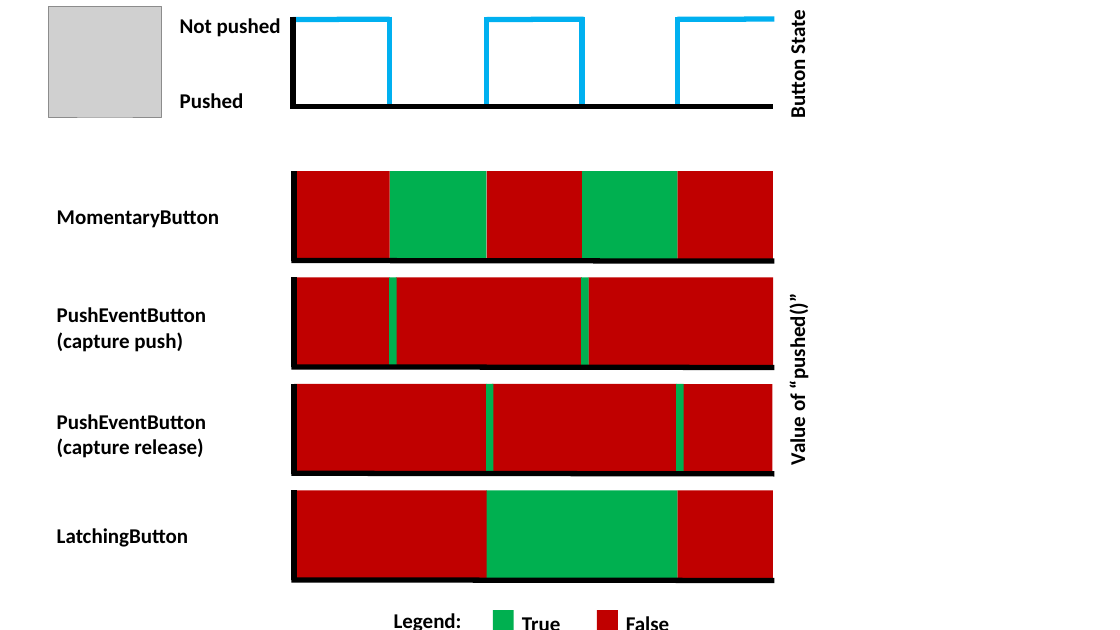
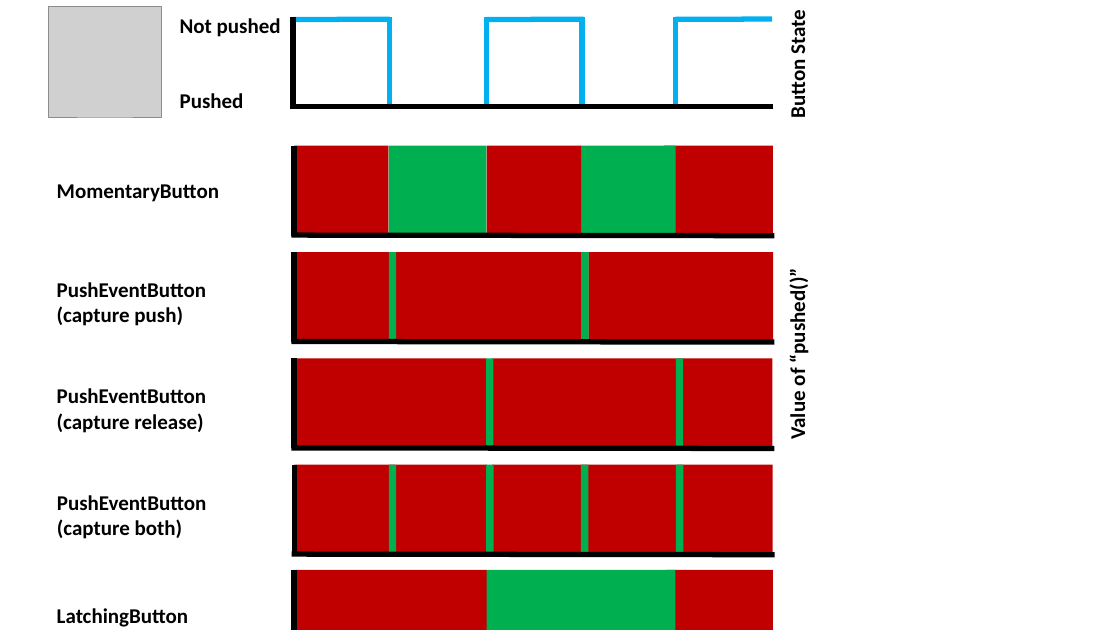
Before and after one commit to lendres/ButtonSuite-Arduino, a slide deck: slide 1 of documentation/Documentation.pptx. Drawn at 1120x630 pixels with LibreOffice and Linux fonts; fonts in the diff are those of the drawing; grey boxes stand for pictures. Boxes give left, top, right and bottom in pixels: in the first picture for what was removed or moved away, otherwise in the second. Text is boxed around its words. In the diff, an @@ line names an element or a change of style, - is before the commit and + after.

Commit message:
Updated PushEventButton to allow for capturing both push and release.
Updated PushEventButton to allow for capturing both push and release.

```diff
--- a/documentation/Documentation.pptx
+++ b/documentation/Documentation.pptx
@@ rectangle: place and size @@
-rectangle at <box>677,171,773,261</box>
+rectangle at <box>665,145,773,235</box>
@@ rectangle added at <box>294,465,486,555</box>, fill #C00000 @@
@@ line added from (294, 555) to (294, 465), #000000 4.5 pt @@
@@ rectangle added at <box>389,465,397,555</box>, fill #00B050 @@
@@ rectangle added at <box>486,465,494,555</box>, fill #00B050 @@
@@ rectangle added at <box>492,465,677,555</box>, fill #C00000 @@
@@ rectangle added at <box>581,465,589,555</box>, fill #00B050 @@
@@ rectangle added at <box>676,465,684,555</box>, fill #00B050 @@
@@ rectangle added at <box>677,465,773,555</box>, fill #C00000 @@
@@ text added at <box>57,495,206,539</box>, 18 pt, text #000000, bold @@
+PushEventButton
+(capture both)
@@ 14 rectangles, 7 lines, 4 texts: place and size @@
-14 rectangles, 7 lines, 4 texts at <box>57,171,811,581</box>
+14 rectangles, 7 lines, 4 texts at <box>57,145,811,555</box>
@@ line moved from (294, 581) - (294, 491) to (294, 630) - (294, 570) @@
@@ 2 rectangles, 1 text: place and size @@
-2 rectangles, 1 text at <box>57,491,678,581</box>
+2 rectangles, 1 text at <box>57,570,676,630</box>
@@ rectangle: place and size @@
-rectangle at <box>677,491,773,581</box>
+rectangle at <box>666,570,773,630</box>
@@ group removed at <box>394,606,678,630</box>: 3 texts, 2 rectangles @@
-True
-False
-Legend:
```
Also in this commit, not shown: 5 other files.
